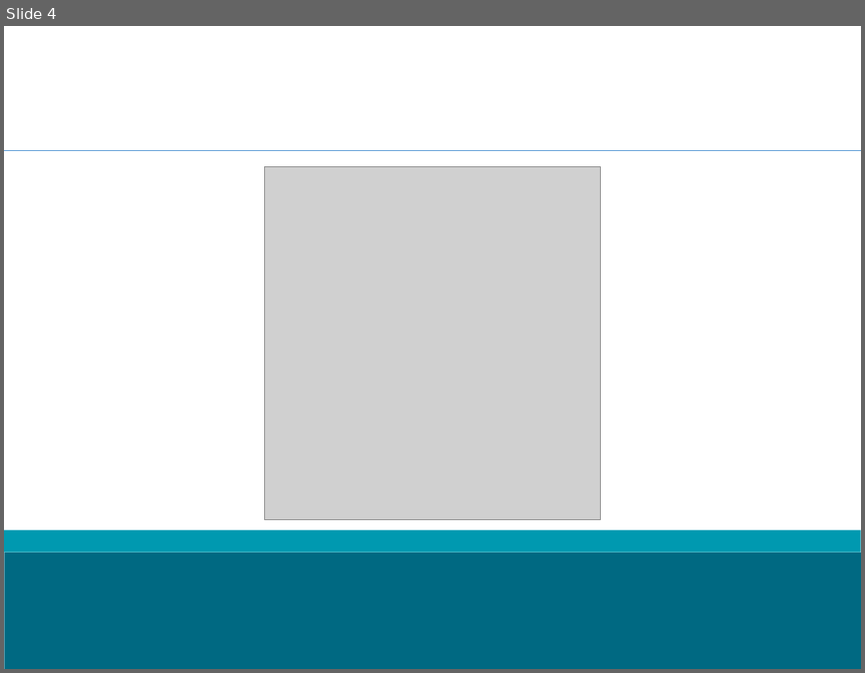
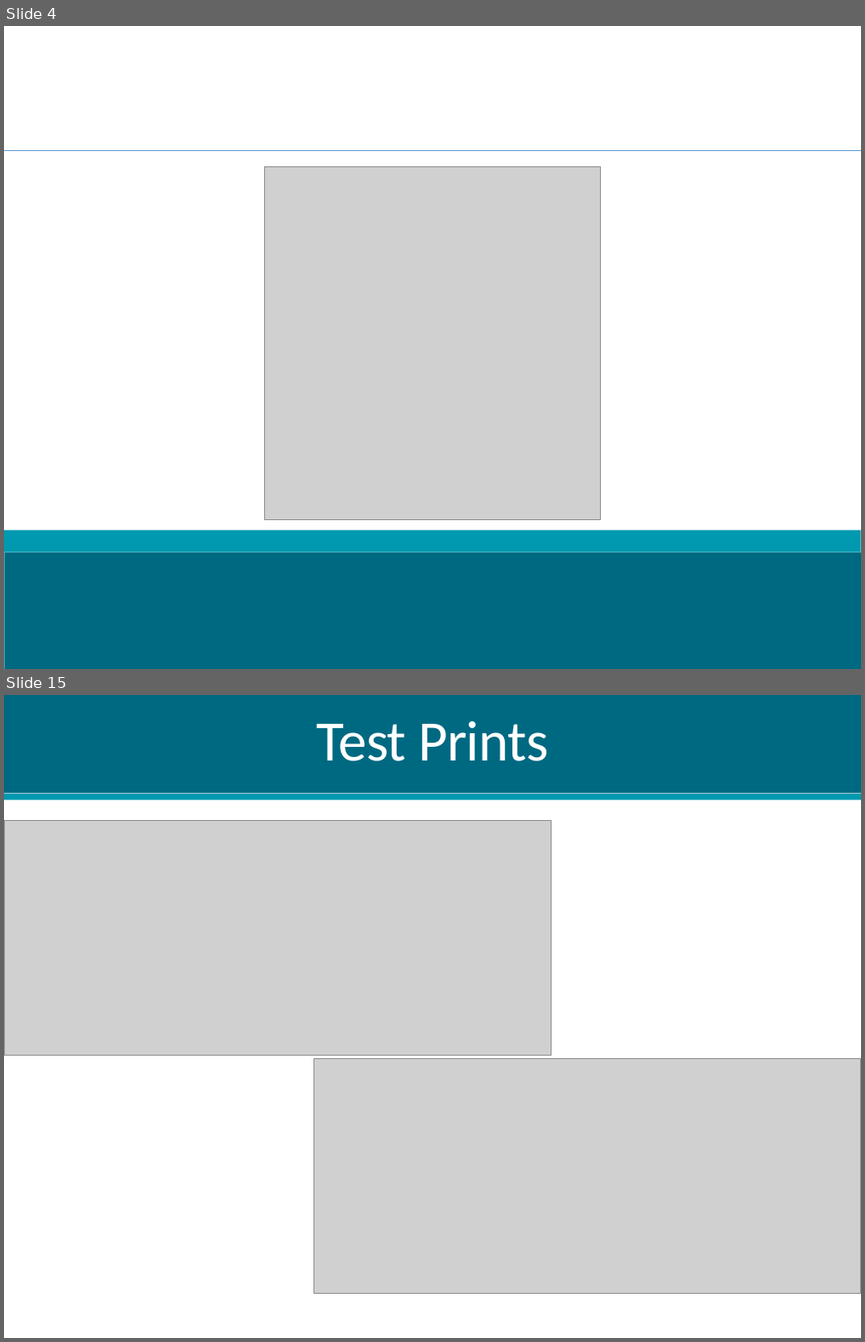
Before and after one commit to dan-olsen/SeniorDesign, a slide deck: Poster/ProjectPAMPoster.pptx. Shown one above the other, each under a label of ours: slide 4 before the commit, slides 4 and 15 after it; the slides between them are not shown. The pictures are 865x673 and 865x1342 pixels, drawn with LibreOffice and Linux fonts; fonts in the diff are those of the drawing; grey boxes stand for pictures. Boxes give left, top, right and bottom in pixels: in the first picture for what was removed or moved away, otherwise in the second. Text is boxed around its words. In the diff, an @@ line names an element or a change of style, - is before the commit and + after.

```diff
--- a/Poster/ProjectPAMPoster.pptx
+++ b/Poster/ProjectPAMPoster.pptx
@@ slide 15 added at <box>4,695,861,1338</box>, background #FFFFFF @@
@@ rectangle added at <box>4,695,861,794</box>, fill #006982 @@
@@ title added at <box>316,721,548,761</box>, 48 pt, text #FFFFFF @@
+Test Prints
@@ rectangle added at <box>4,794,861,800</box>, fill #0099B0 @@
@@ picture added at <box>4,820,551,1055</box> @@
@@ picture added at <box>313,1058,861,1293</box> @@
```
Also in this commit, not shown: 10 other slides added.
